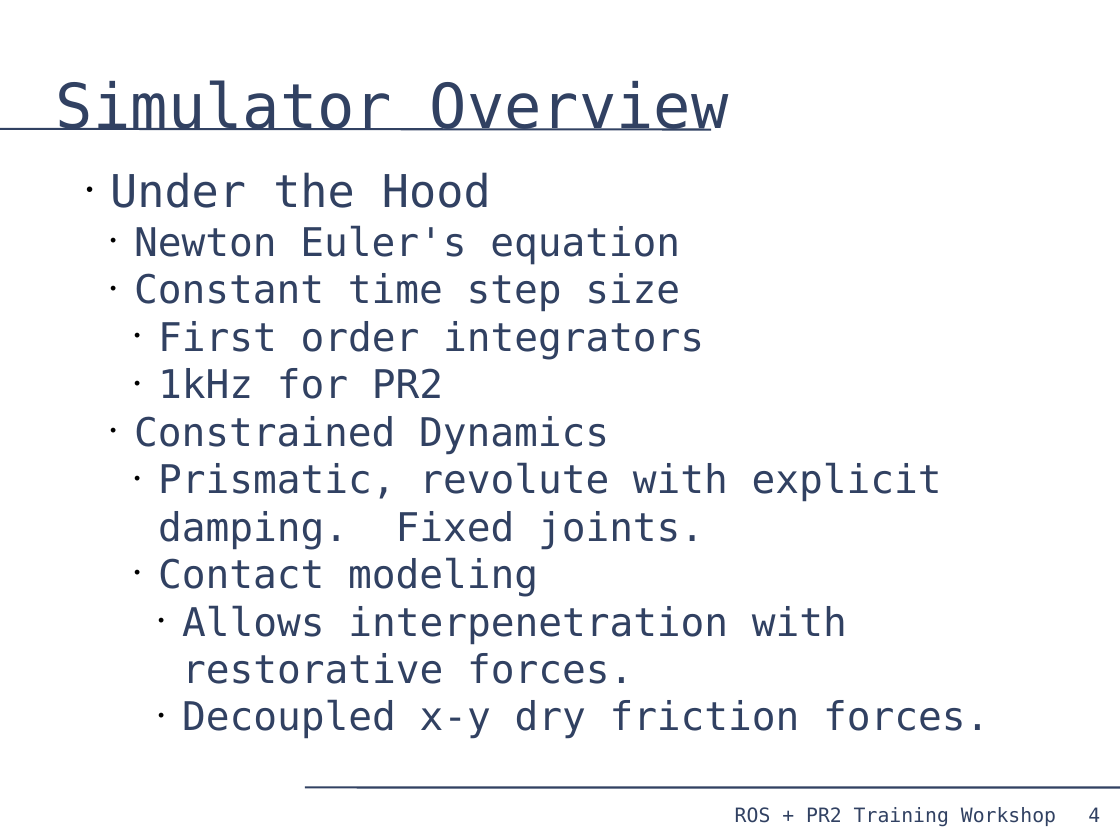
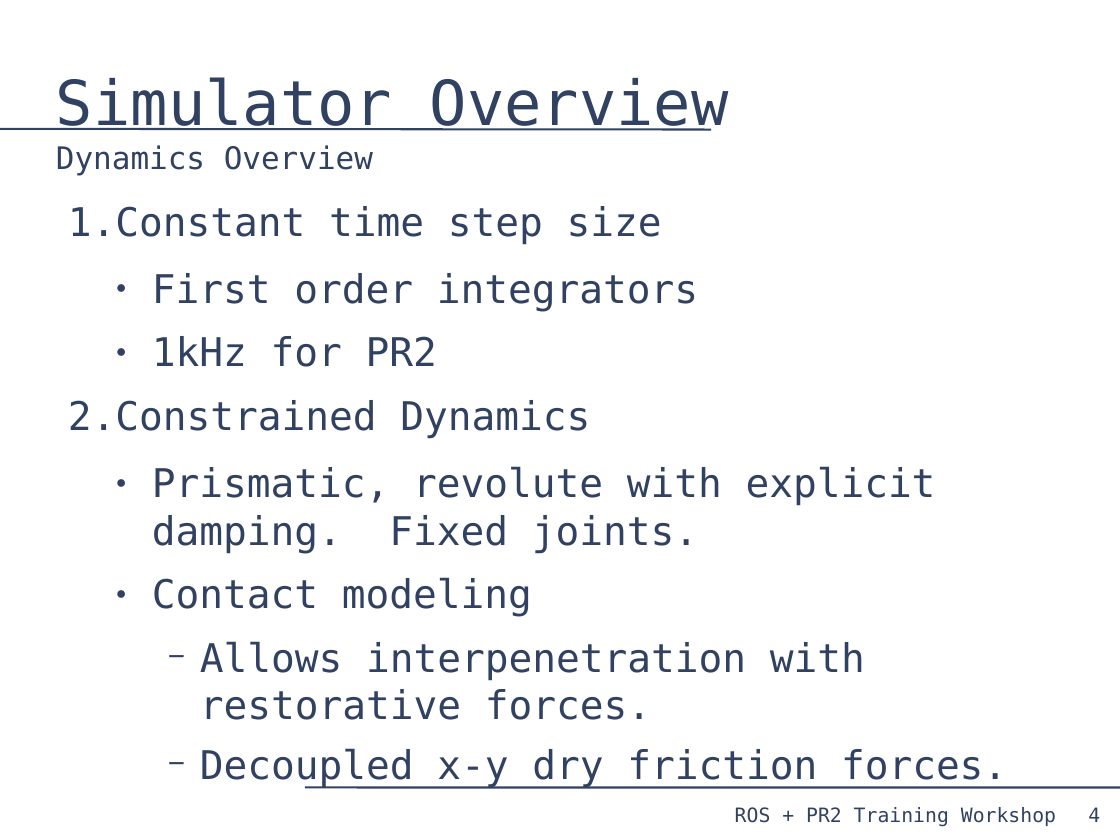
Before and after one commit to PR2/pr2_docs, a slide deck: slide 4 of pr2_training_workshop/simulation/simulation_training_workshop.odp. Drawn at 1120x840 pixels with LibreOffice and Linux fonts; fonts in the diff are those of the drawing. Boxes give left, top, right and bottom in pixels: in the first picture for what was removed or moved away, otherwise in the second. Text is boxed around its words. In the diff, an @@ line names an element or a change of style, - is before the commit and + after.

Commit message:
updates

```diff
--- a/pr2_training_workshop/simulation/simulation_training_workshop.odp
+++ b/pr2_training_workshop/simulation/simulation_training_workshop.odp
@@ title at [56, 77, 729, 175]: text changed @@
-Simulator Overview
+Simulator Overview
+Dynamics Overview
@@ text at [110, 172, 680, 265]: paragraphs removed @@
-• Under the Hood
-  • Newton Euler's equation
@@ text "Constant time step size": place and size @@
-text "Constant time step size" at [110, 172, 989, 739]
+text "Constant time step size" at [68, 206, 1007, 787]
@@ text "Constant time step size" at [68, 206, 1007, 787]: bullet • to 1.; list level 2 to 1 in "Constant time step size"; bullet colour #000000 to #314162; bullet • to ●; list level 3 to 2 in "First order integrators"; list level 3 to 2 in "1kHz for PR2"; list level 2 to 1 in "Constrained Dynamics"; list level 3 to 2 in "Prismatic, revolute with explicit damping. ..."; list level 3 to 2 in "Contact modeling"; bullet • to −; list level 4 to 3 in "Allows interpenetration with restorative forces."; list level 4 to 3 in "Decoupled x-y dry friction forces." @@
```
Also in this commit, not shown: 2 other slides changed.
